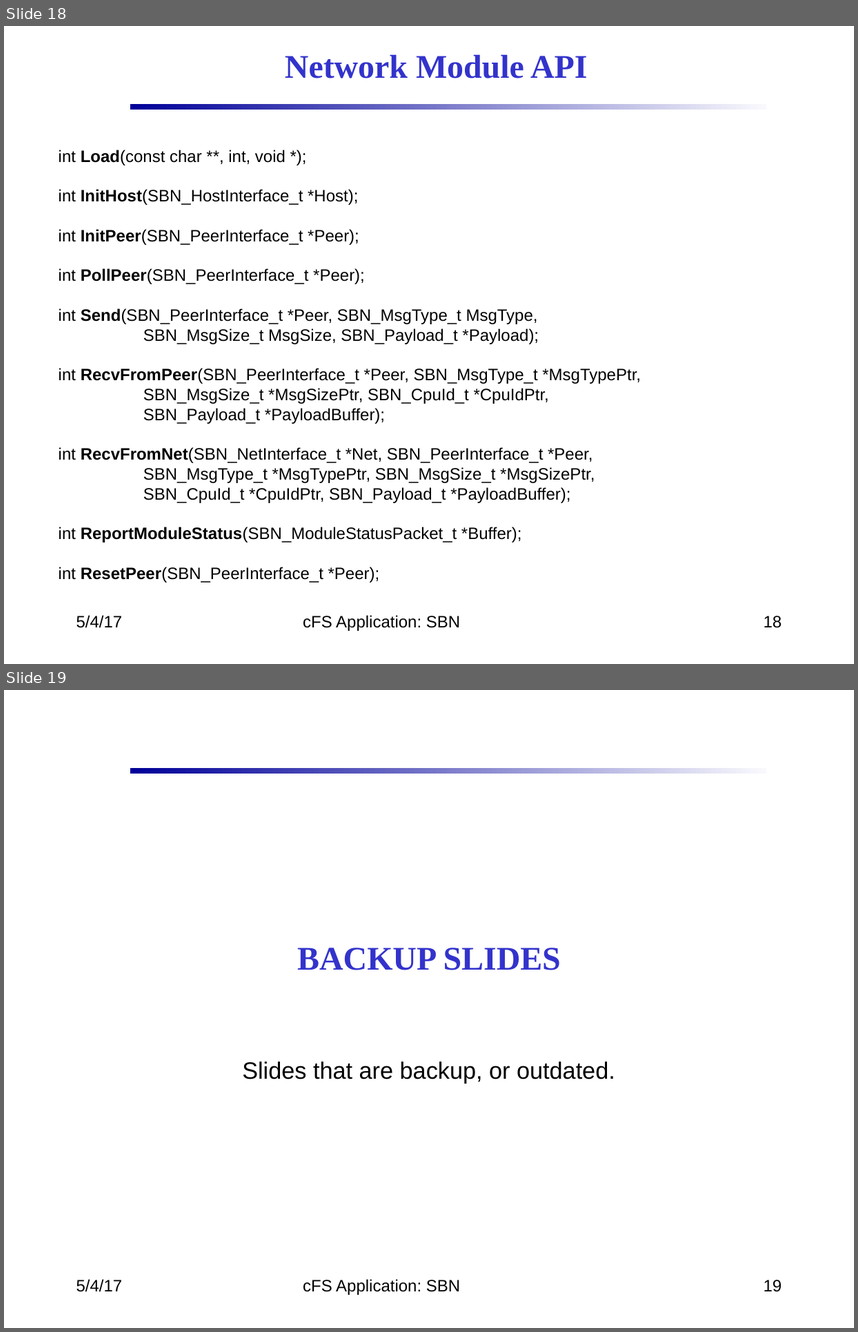
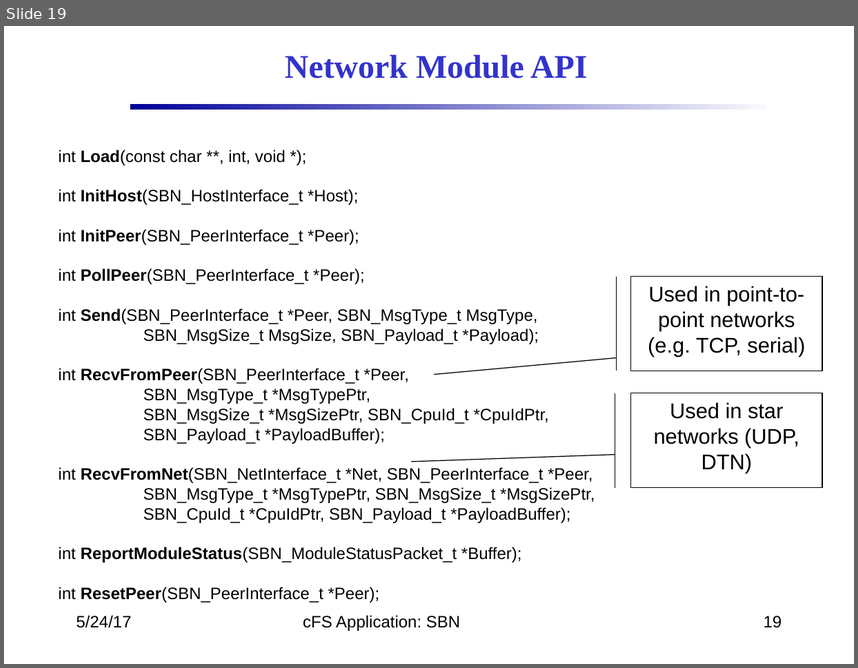
Before and after one commit to nasa/SBN, a slide deck: docs/SBN_Design.pptx. Shown one above the other, each under a label of ours: slides 18 and 19 before the commit, slide 19 after it. The pictures are 858x1332 and 858x668 pixels, drawn with LibreOffice and Linux fonts; fonts in the diff are those of the drawing; background and template pictures are left out. Boxes give left, top, right and bottom in pixels: in the first picture for what was removed or moved away, otherwise in the second. Text is boxed around its words. In the diff, an @@ line names an element or a change of style, - is before the commit and + after.

```diff
--- a/docs/SBN_Design.pptx
+++ b/docs/SBN_Design.pptx
@@ slide 19 removed at [4,690,854,1328], background #FFFFFF; not listed: 1 template element that a slide beside it also shows @@
@@ title removed at [297,947,561,970] @@
-BACKUP SLIDES
@@ subtitle removed at [242,1061,615,1083] @@
-Slides that are backup, or outdated.
@@ text removed at [76,1279,123,1292] @@
-5/4/17
@@ text removed at [303,1279,460,1294] @@
-cFS Application: SBN
@@ page number removed at [764,1279,782,1292] @@
-19
@@ what was slide 18 is now slide 19 @@
@@ slide 19 changed as well @@
@@ accent border callout added at [631,276,822,370], outline #000000 0.75 pt, 18 pt, text #000000 @@
+Used in point-to-point networks (e.g. TCP, serial)
@@ text at [59,368,409,403]: text changed @@
-int RecvFromPeer(SBN_PeerInterface_t *Peer, SBN_MsgType_t *MsgTypePtr,
+int RecvFromPeer(SBN_PeerInterface_t *Peer,
+SBN_MsgType_t *MsgTypePtr,
@@ accent border callout added at [631,393,822,488], outline #000000 0.75 pt, 18 pt, text #000000 @@
+Used in star networks (UDP, DTN)
@@ text at [76,615,132,628]: text changed @@
-5/4/17
+5/24/17
@@ page number at [764,615,782,628]: text changed @@
-18
+19
```
Also in this commit, not shown: 17 other slides changed, 1 slide added, 2 other slides removed.
